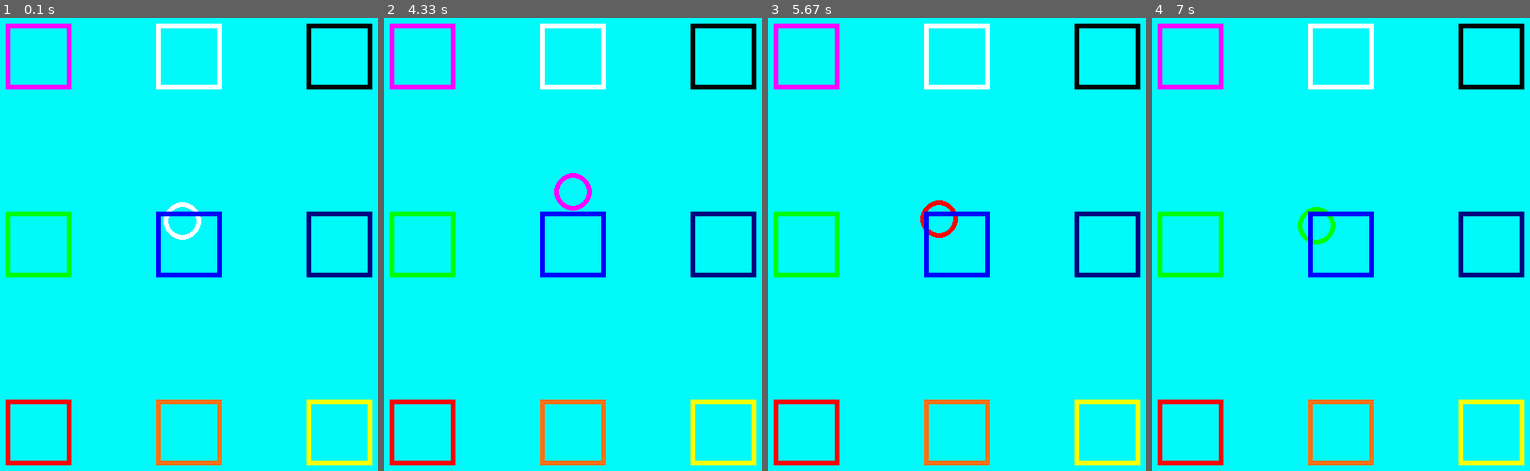
Above: before the commit, frames 1-4 (left to right).
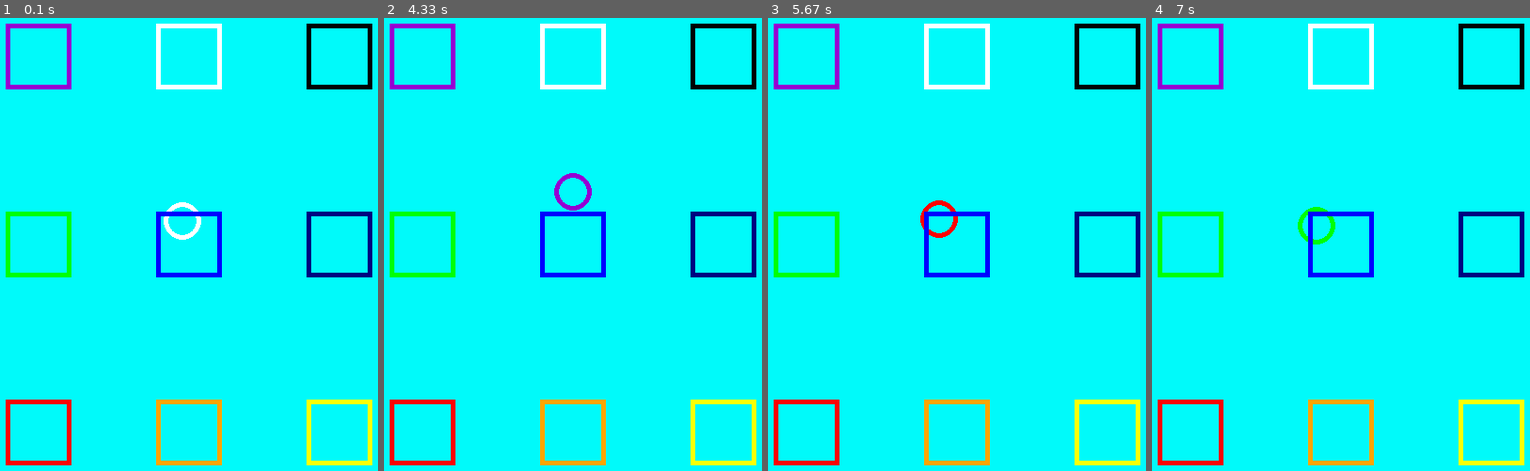
Above: after the commit, the same moments.

Repository: minchan30/Pygame-Project
Game: pygame game, started from pygame/app.py
Same seed, same stepped clock (60 frames per second), same inputs: the game is played once before the commit and once after it.
Inputs (mouse positions are in pixels of both pictures, inside the frame that each line leads up to):
- Up to frame 1 (0.1 s): no input
- Up to frame 2 (4.33 s): click (716, 212) at 0.38 s; click (463, 235) at 0.72 s; click (433, 140) at 1.05 s; click (739, 443) at 1.38 s; click (580, 27) at 1.72 s; click (554, 384) at 2.05 s; click (557, 126) at 2.38 s; click (508, 108) at 2.72 s; click (690, 176) at 3.05 s; click (712, 217) at 3.38 s; click (667, 126) at 3.72 s; click (436, 27) at 4.05 s
- Up to frame 3 (5.67 s): click (975, 203) at 4.38 s; click (824, 194) at 4.72 s; click (888, 407) at 5.05 s; click (820, 452) at 5.38 s
- Up to frame 4 (7 s): click (1201, 267) at 5.72 s; click (1295, 208) at 6.05 s; click (1231, 72) at 6.38 s; click (1424, 430) at 6.72 s

The runs differ from the first frame. In frame 1, 1.3% of the frame differs, in the area x 1-59%, y 1-99%; in frame 2, 1.6%; in frame 3, 1.3%; in frame 4, 1.3%.

Commit message:
:memo:update

Diff:
--- a/pygame/app.py
+++ b/pygame/app.py
@@ -18,12 +18,12 @@
 rad = 20
 
 red = (255, 0, 0)
-orange = (255, 112, 18)
+orange = (255, 165, 0)
 yellow = (255, 255, 0)
 green = (0, 255, 0)
 blue = (0, 0, 255)
 navy = (0, 0, 128)
-purple = (255, 0, 255)
+purple = (148, 0, 211)
 black = (0, 0, 0)
 white = (255, 255, 255)
 
--- a/pygame/bounceball.py
+++ b/pygame/bounceball.py
@@ -9,6 +9,9 @@
 pygame.display.set_caption("Game")
 posx = screen_width // 2
 posy = screen_height // 2
+rad = 40
+xspeed = 0.1
+yspeed = 0.1
 
 running = True #게임 진행 여부에 대한 변수 True : 게임 진행 중
 while running :
@@ -16,13 +19,21 @@
         if event.type == pygame.QUIT : #창을 닫는 이벤트 발생했는가?
             running = False
 
-    screen.fill((0 , 0 , 0))
-    posx += 0.1
-    posy += 0.1
+    screen.fill((255, 255, 255))
+    posx += xspeed
+    posy += yspeed
 
-    if
+    if posx + rad >= screen_width :
+        xspeed *= -1
+    elif posx + rad <= screen_width :
+        xspeed *= -1
+    if posy + rad >= screen_height :
+        yspeed *= -1
+    elif posy + rad <= screen_height :
+        yspeed *= -1
 
-    pygame.draw.circle(screen, (255, 255, 0), (posx, posy), 10)
+
+    pygame.draw.circle(screen, (0, 0, 0), (posx, posy), rad)
     pygame.display.update()
 
 
--- /dev/null
+++ b/pygame/collision.py
@@ -0,0 +1,51 @@
+import pygame
+
+pygame.init()
+
+screen_width = 480
+screen_height = 640
+screen = pygame.display.set_mode((screen_width, screen_height))
+
+pygame.display.set_caption("Collision")
+x2 = screen_width // 2
+y2 = screen_height // 2
+pos_easing = 1
+black = (0, 0, 0)
+color = black
+
+x1, y1, r1 = map(int, input("원1의 중심좌표와 반지름의 길이를 입력하세요 :").split())
+
+pygame.font.init()
+my_font = pygame.font.SysFont('malgungothic', 14)
+
+
+running = True
+while running :
+    screen.fill((255, 255, 255))
+    for event in pygame.event.get() :
+        if event.type == pygame.QUIT :
+            running = False
+
+
+    (x2, y2) = pygame.mouse.get_pos()
+
+    temp = screen_width // 6
+    length = 70
+
+
+    # calculate
+    D = ((x2 - x1) * (x2 - x1) + (y2 - y1) * (y2 - y1))**0.5
+    if D > r1 + 50 :
+        text = "충돌하지 않음"
+    else:
+        text = "충돌함"
+
+    text_surface = my_font.render(text, False, (0, 0, 0))
+
+    screen.blit(text_surface, (0,0))
+    pygame.draw.line(screen, color, [x1, y1], [x2, y2], 3 )
+    pygame.draw.circle(screen, color, (x1, y1), r1 , 3)
+    pygame.draw.circle(screen, color, (x2, y2), 50 , 3)
+    pygame.display.update()
+
+pygame.quit()
